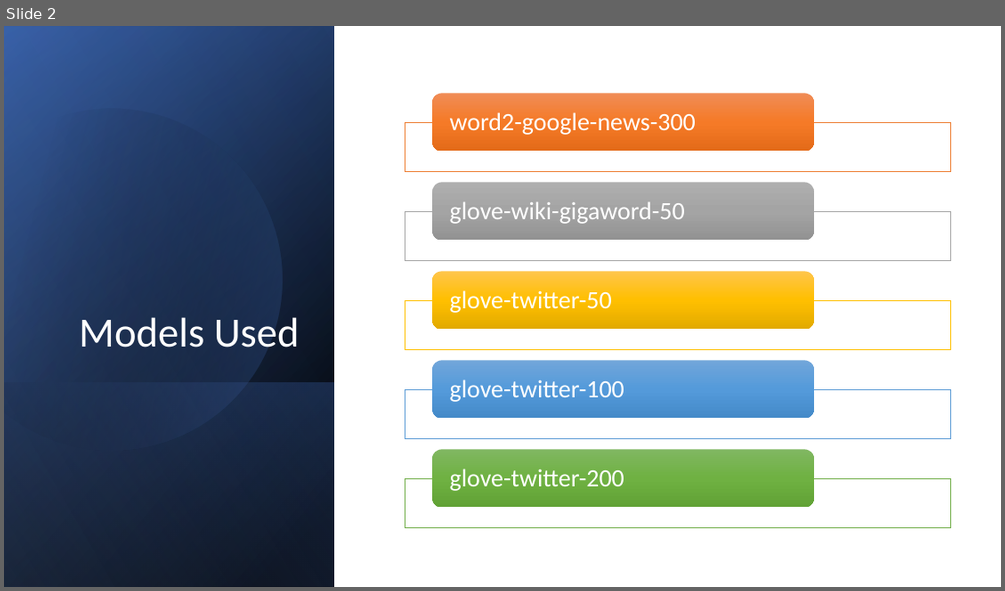
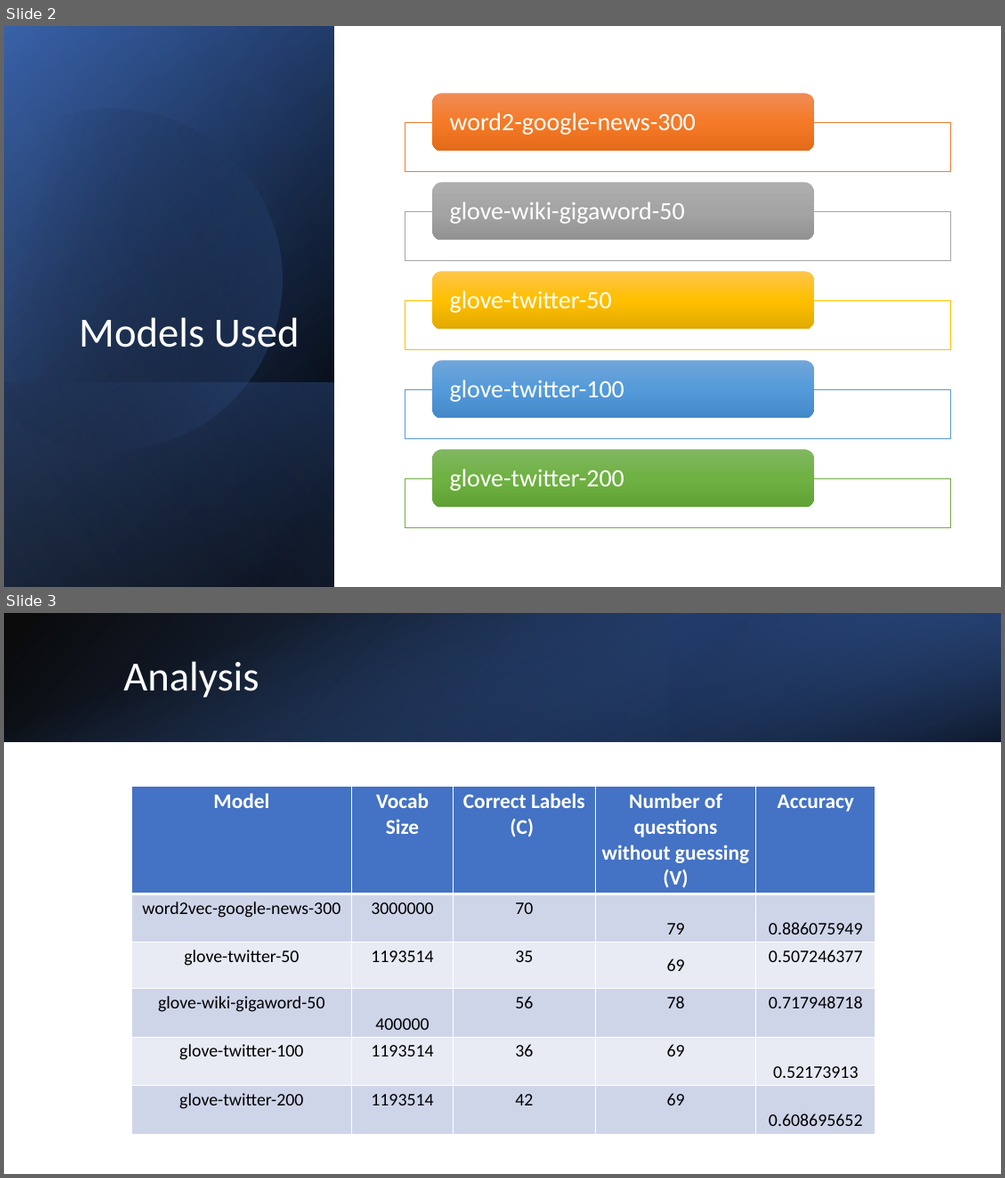
Before and after one commit to ghaithsabbagh/Comp472-MiniProject1-, a slide deck: Presentation.pptx. Shown one above the other, each under a label of ours: slide 2 before the commit, slides 2 and 3 after it. The pictures are 1005x591 and 1005x1178 pixels, drawn with LibreOffice and Linux fonts; fonts in the diff are those of the drawing. Boxes give left, top, right and bottom in pixels: in the first picture for what was removed or moved away, otherwise in the second. Text is boxed around its words. In the diff, an @@ line names an element or a change of style, - is before the commit and + after.

```diff
--- a/Presentation.pptx
+++ b/Presentation.pptx
@@ slide 3 added at box(4, 613, 1001, 1174), background #FFFFFF @@
@@ rectangle added at box(4, 613, 1001, 742), fill gradient #000000 to #2F5597 @@
@@ rectangle added at box(4, 613, 1001, 742), fill gradient #4472C4 to #000000 @@
@@ rectangle added at box(669, 613, 1001, 742), fill gradient #203864 to #4472C4 @@
@@ title added at box(123, 661, 259, 698), 40 pt, text #FFFFFF @@
+Analysis
@@ table added at box(131, 786, 874, 1129), 6 rows, 5 columns @@
+Model | Vocab Size | Correct Labels (C) | Number of questions without guessing (V) | Accuracy
+word2vec-google-news-300 | 3000000 | 70 | 79 | 0.886075949
+glove-twitter-50 | 1193514 | 35 | 69 | 0.507246377
+glove-wiki-gigaword-50 | 400000 | 56 | 78 | 0.717948718
+glove-twitter-100 | 1193514 | 36 | 69 | 0.52173913
+glove-twitter-200 | 1193514 | 42 | 69 | 0.608695652
```
Also in this commit, not shown: 1 slide changed, 4 other slides added, 2 slides removed.
